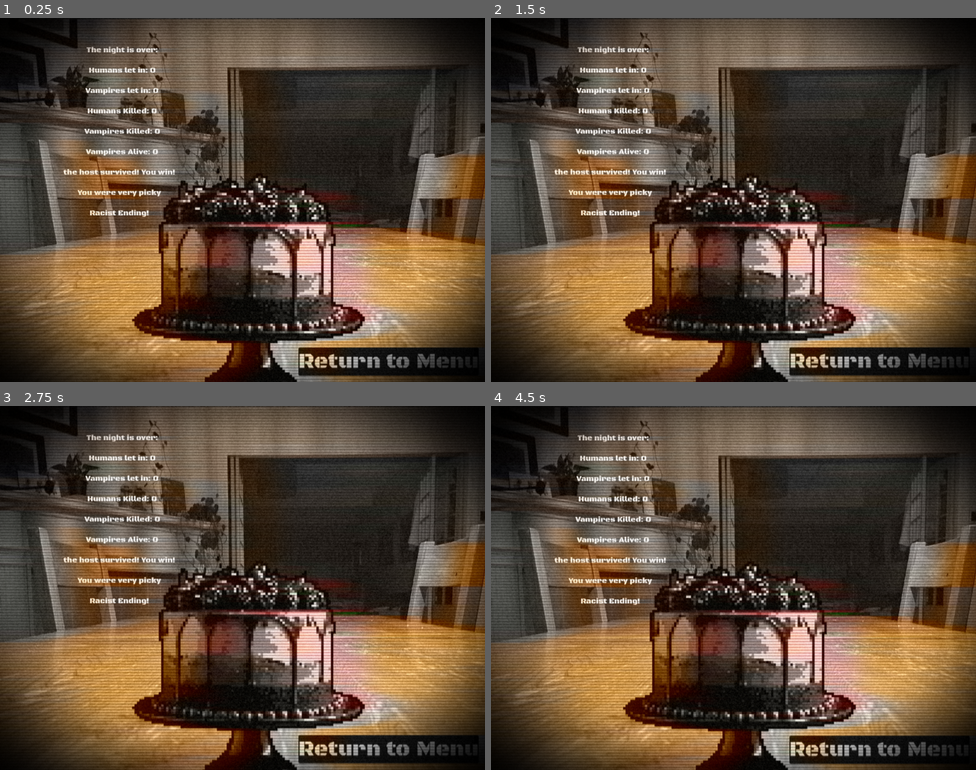
Above: before the commit, frames 1-4 (two rows, left to right).
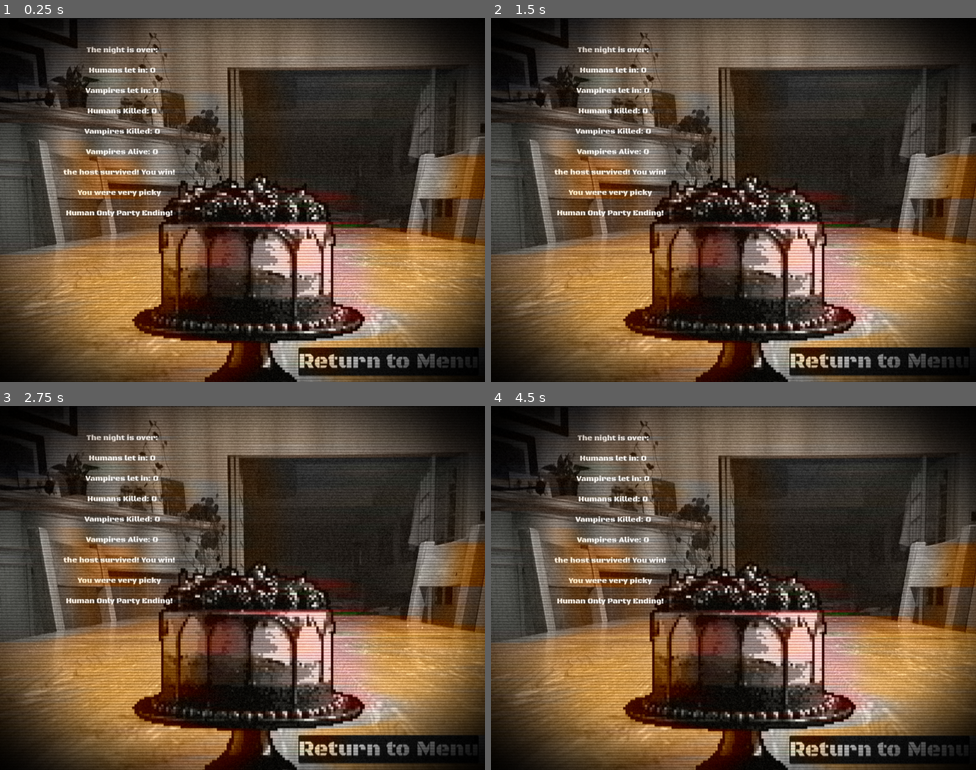
Above: after the commit, the same moments.

Repository: howarja/Vampire-Game
Game: Godot game, scene res://scenes/EndingScene.tscn
Two runs of this game, one before a commit and one after it. Both use one fixed random seed, a clock stepped at 60 frames per second and the inputs below. This scene is started directly instead of the project's main scene. Sound files missing from this copy of the repository are replaced by a short silence.
Inputs (mouse positions are in pixels of both pictures, inside the frame that each line leads up to):
- Up to frame 1 (0.25 s): no input
- Up to frame 2 (1.5 s): tap Enter at 0.5 s; move the mouse to (840, 181) at 0.52 s; press the mouse at (840, 181) at 0.53 s; move the mouse to (636, 218) at 1.27 s; release the mouse at (636, 218) at 1.28 s; click (636, 218) at 1.35 s
- Up to frame 3 (2.75 s): move the mouse to (291, 507) at 2.02 s; press the mouse at (291, 507) at 2.03 s
- Up to frame 4 (4.5 s): move the mouse to (709, 660) at 2.77 s; release the mouse at (709, 660) at 2.78 s; click (709, 660) at 2.85 s; move the mouse to (879, 642) at 3.52 s; press the mouse at (879, 642) at 3.53 s; move the mouse to (588, 533) at 4.27 s; release the mouse at (588, 533) at 4.28 s; click (588, 533) at 4.35 s

The runs differ from the first frame. In frame 1, 0.3% of the frame differs, in the area x 13-36%, y 52-55%; in frame 2, 0.3%; in frame 3, 0.3%; in frame 4, 0.3%.

Commit message:
Player is now punished for killing the host, characters can now have no ID

Diff:
--- a/scenes/ending_scene.gd
+++ b/scenes/ending_scene.gd
@@ -18,6 +18,7 @@
 	var vampires_let_in = Globals.vampiresLetIn;
 	var humans_killed = Globals.humansKilled;
 	var vampires_killed = Globals.vampiresKilled;
+	var hosts_killed = Globals.hostsKilled;
 
 	var vampiresAlive: int = vampires_let_in-vampires_killed;
 	var humans_alive: int = humans_let_in-humans_killed;
@@ -36,6 +37,11 @@
 	Vampires Killed: "+str(vampires_killed)+"
 
 	Vampires Alive: "+str(vampiresAlive);
+
+	if hosts_killed > 0:
+		text.text += "\n\n you killed the host, you monster. You failed.";
+		text.text += "\n\n Murderer Ending!";
+		audio_player.stream = bad_ending;
 
 	if vampiresAlive > 0:
 		text.text += "\n\n the host was killed and eaten by vampires. You failed.";
@@ -80,7 +86,7 @@
 		else: if(vampires_let_in == 0):
 			## only let humans in only ending(let only humans in your house)
 			text.text += "\n\n You were very picky";
-			text.text += "\n\n Racist Ending!";
+			text.text += "\n\n Human Only Party Ending!";
 			audio_player.stream = detective_ending;
 			return;
 		else: if(vampires_let_in > 0 && humans_let_in == 0):
--- a/scripts/character.gd
+++ b/scripts/character.gd
@@ -2,7 +2,9 @@
 class_name character;
 
 @export var fullName: String;
+@export var host: bool;
 @export var vampire: bool;
+@export var not_have_id: bool;
 @export var outDoorSprite: Texture2D;
 @export var interiorSprite: Texture2D;
 @export var afraidSprite: Texture2D;
@@ -10,3 +12,4 @@
 @export var introVoicelines: Array[AudioStreamWAV];
 @export var questions: Array[question];
 @export var information: Information
+@export var fake_information: Information
--- a/scripts/conversation_manager.gd
+++ b/scripts/conversation_manager.gd
@@ -59,7 +59,7 @@
 			canQuestion(true);
 
 func _process(delta: float) -> void:
-	if imageOnScreen  &&imageClickReady:
+	if imageOnScreen && imageClickReady:
 		if Input.is_mouse_button_pressed(MOUSE_BUTTON_LEFT):
 			canQuestion(true);
 			putAwayStuff();
@@ -142,6 +142,8 @@
 	# kill the character
 	if currentCharacter.vampire:
 		Globals.vampiresKilled+=1;
+	else: if currentCharacter.host:
+		Globals.hostsKilled+=1;
 	else:
 		Globals.humansKilled+=1;
 
@@ -175,17 +177,18 @@
 
 
 func getOutImage(isID: bool,newQuestion: question):
-	ImageBG.play("FadeIn");
-	imageOnScreen = true;
-	imageClickReady = false;
-
-	if isID:
-		_id.show();
-	else:
-		display.texture = newQuestion.image;
-		display.show();
-
-	await get_tree().create_timer(0.2).timeout;
+	if !currentCharacter.not_have_id:
+		ImageBG.play("FadeIn");
+		imageOnScreen = true;
+		imageClickReady = false;
+
+		if isID:
+			_id.show();
+		else:
+			display.texture = newQuestion.image;
+			display.show();
+
+		await get_tree().create_timer(0.2).timeout;
 	imageClickReady = true;
 
 
--- a/scripts/globals.gd
+++ b/scripts/globals.gd
@@ -11,6 +11,7 @@
 var humansLetIn: int = 0;
 var vampiresKilled: int = 0;
 var humansKilled: int = 0;
+var hostsKilled: int = 0;
 
 func actionTaken() -> void:
 	actionTimer -= 1;
